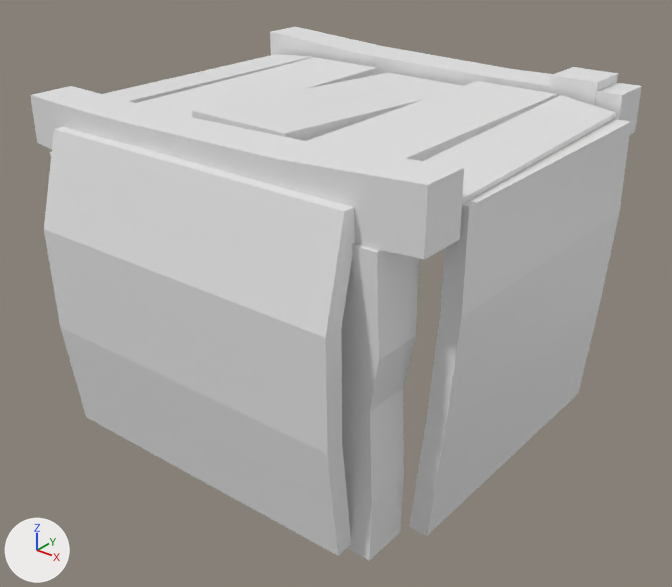
Two versions of the glTF model Game/art/furniture-props/alchemyTable.glb, one commit apart.
Both versions are drawn from a 50 mm camera at (1.35, -2.1, 1.938) aimed at (0.057, -0.484, 0.936). The axes (+X, +Y, +Z) are drawn at lower left. The lights are the same throughout. Objects named as collision shapes, trigger or cutter boxes, shadow casters or lower levels of detail are left out.

Objects in the first picture: 'beam.009', 'planks', 'thatch.003'.
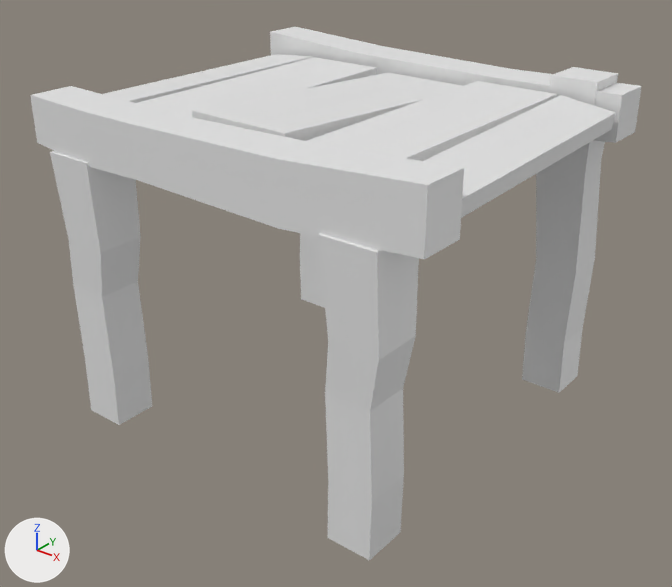
The newer file is also turned or shifted as a whole; pictures and numbers use the older file's frame.

The change in detail:
Object 'thatch.003' (ob_thatch_003) is deleted.

Boxes (x1, y1, x2, y2) around the edits, measured in the pictures (672 x 587 px):
'thatch.003', deleted: before (44, 119, 631, 556)
